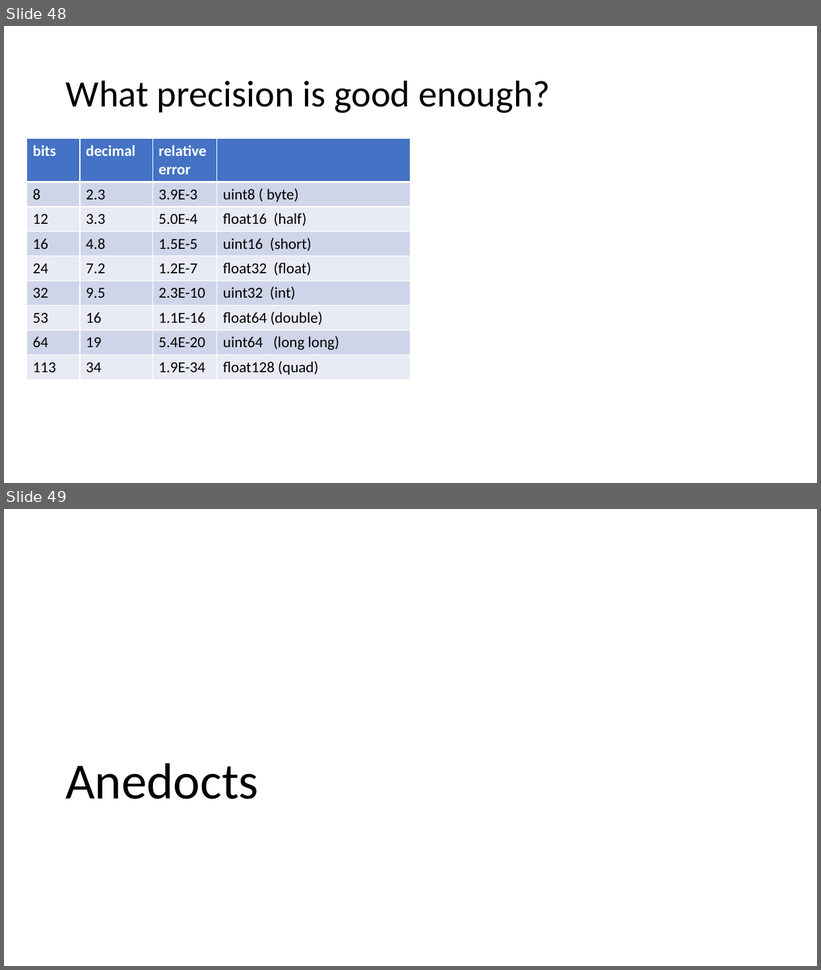
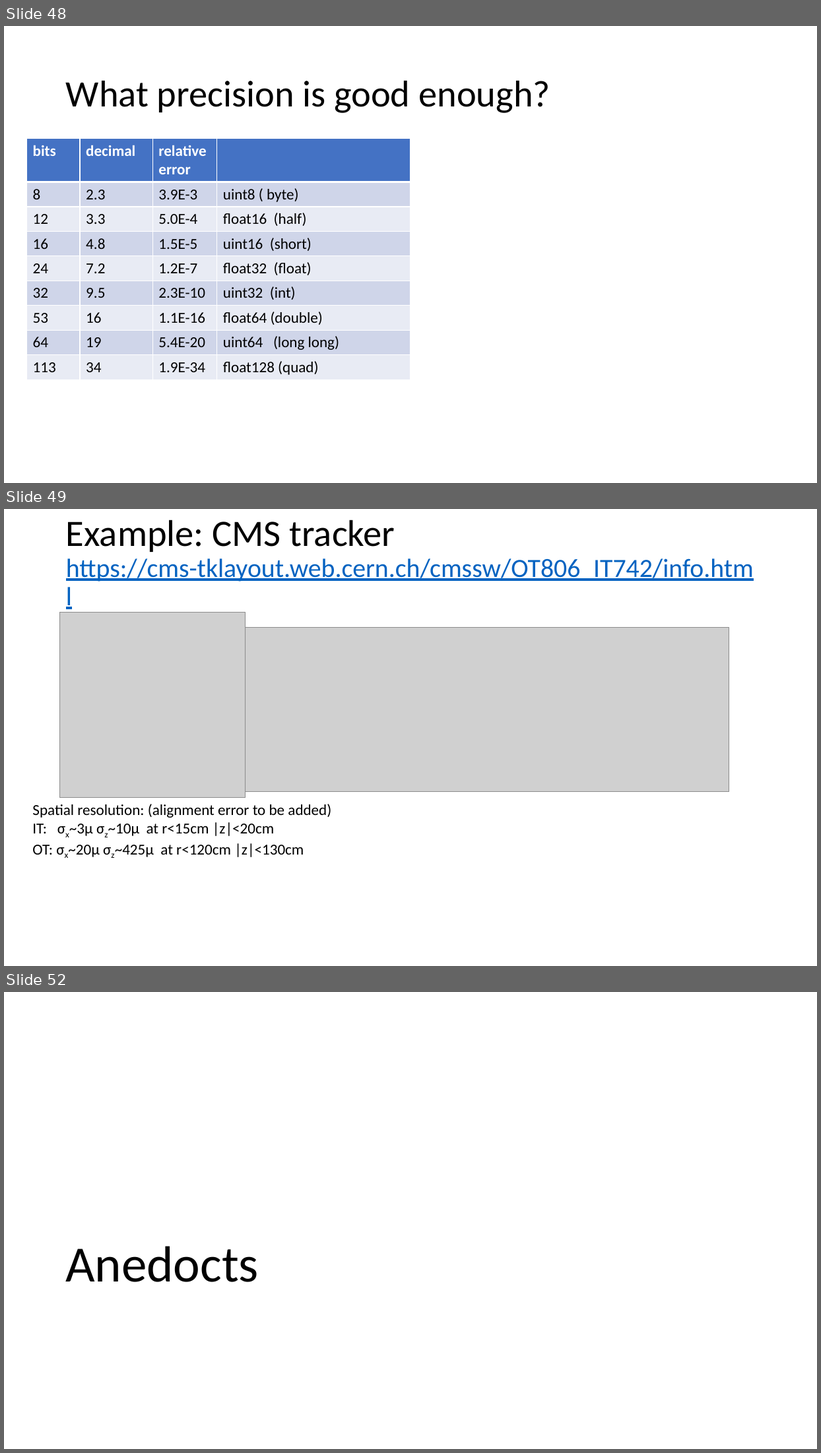
Before and after one commit to VinInn/FPCourse, a slide deck: Slides/FPforScientist.pptx. Shown one above the other, each under a label of ours: slides 48 and 49 before the commit, slides 48, 49 and 52 after it; the slides between them are not shown. The pictures are 821x970 and 821x1453 pixels, drawn with LibreOffice and Linux fonts; fonts in the diff are those of the drawing; grey boxes stand for pictures. Boxes give left, top, right and bottom in pixels: in the first picture for what was removed or moved away, otherwise in the second. Text is boxed around its words. In the diff, an @@ line names an element or a change of style, - is before the commit and + after.

Commit message:
add detector resolution

```diff
--- a/Slides/FPforScientist.pptx
+++ b/Slides/FPforScientist.pptx
@@ slide 49 added at (4,509,817,966), background #FFFFFF @@
@@ title added at (66,520,754,582), 31 pt, text #0563C1, underline @@
+Example: CMS tracker
+https://cms-tklayout.web.cern.ch/cmssw/OT806_IT742/info.html
@@ picture added at (60,613,245,797) @@
@@ picture added at (236,627,729,792) @@
@@ text added at (32,804,331,857), 18 pt, text #000000 @@
+Spatial resolution: (alignment error to be added)
+IT: σx~3μ σz~10μ at r<15cm |z|<20cm
+OT: σx~20μ σz~425μ at r<120cm |z|<130cm
@@ what was slide 49 is now slide 52 @@
```
Also in this commit, not shown: 2 other slides added.
